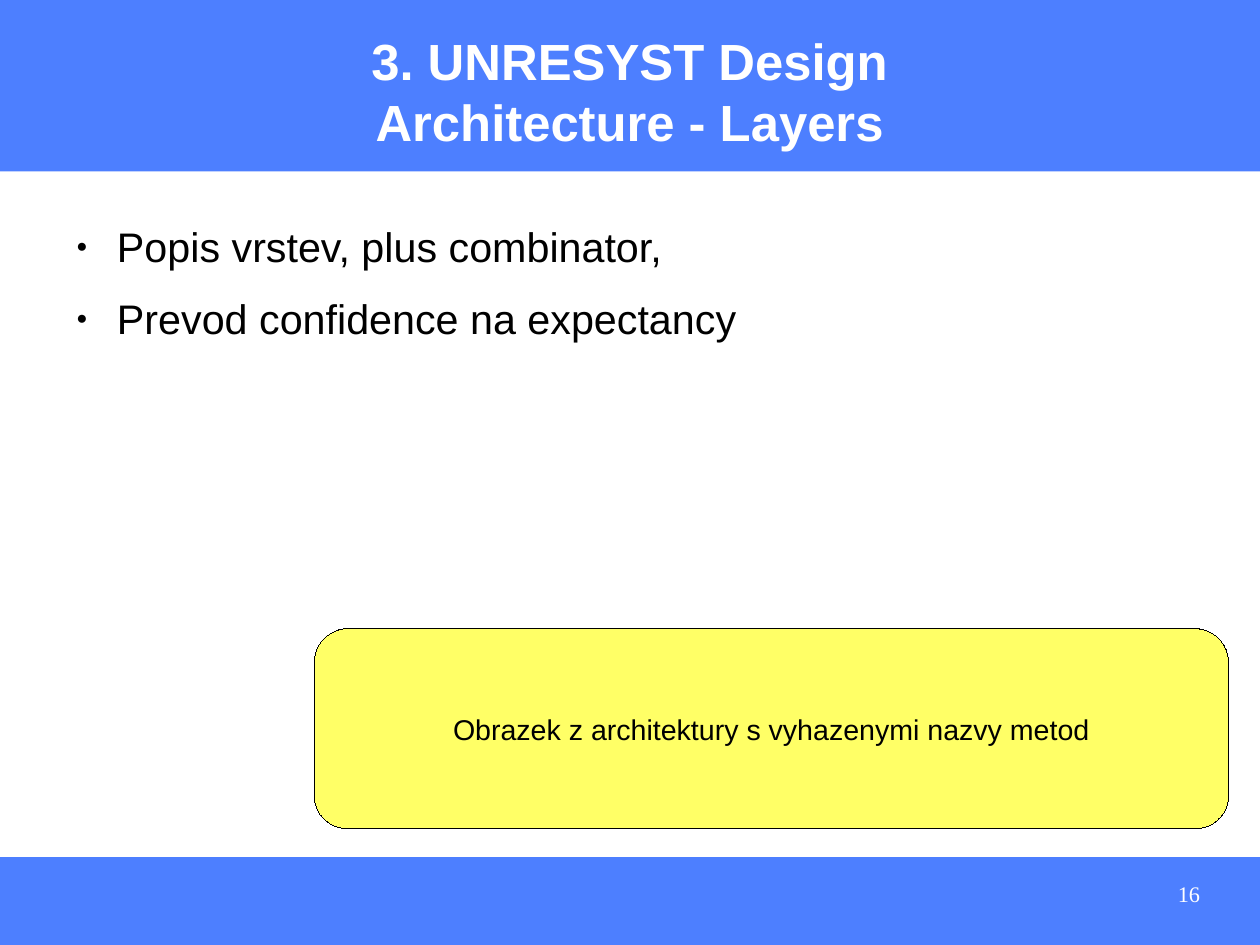
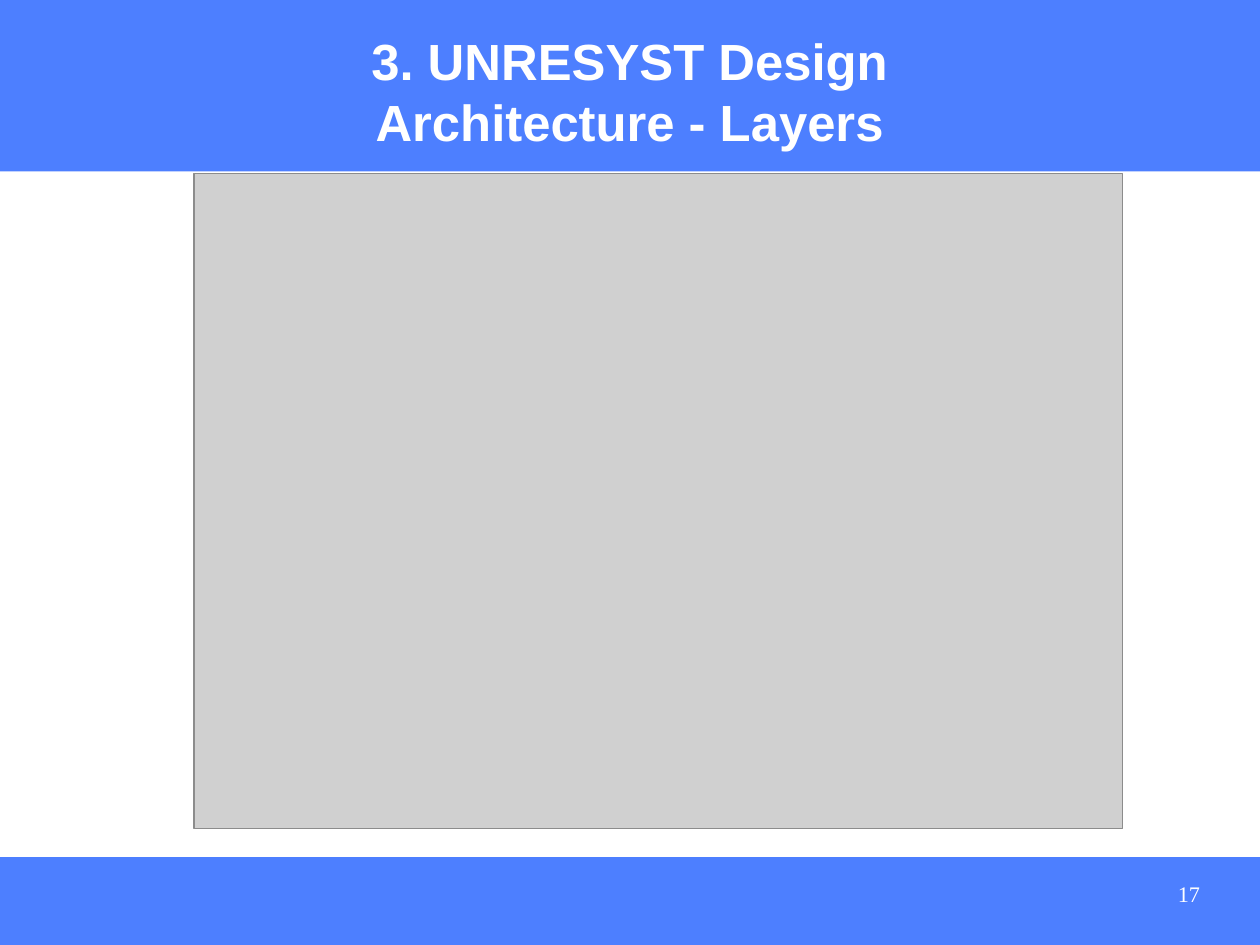
Before and after one commit to hasantayyar/unresyst, a slide deck: slide 17 of docs/presentations/unresyst_seminar_110308.odp (slide 16 before the commit). Drawn at 1260x945 pixels with LibreOffice and Linux fonts; fonts in the diff are those of the drawing; grey boxes stand for pictures. Boxes give left, top, right and bottom in pixels: in the first picture for what was removed or moved away, otherwise in the second. Text is boxed around its words. In the diff, an @@ line names an element or a change of style, - is before the commit and + after.

```diff
--- a/docs/presentations/unresyst_seminar_110308.odp
+++ b/docs/presentations/unresyst_seminar_110308.odp
@@ picture added at [194, 174, 1123, 829] @@
@@ text removed at [117, 232, 736, 342] @@
-● Popis vrstev, plus combinator,
-● Prevod confidence na expectancy
@@ rounded rectangle removed at [314, 629, 1229, 829] @@
-Obrazek z architektury s vyhazenymi nazvy metod
@@ page number at [1178, 887, 1200, 902]: text changed @@
-16
+17
```
Also in this commit, not shown: 2 other slides changed, 9 slides added, 8 slides removed, 16 other files.
